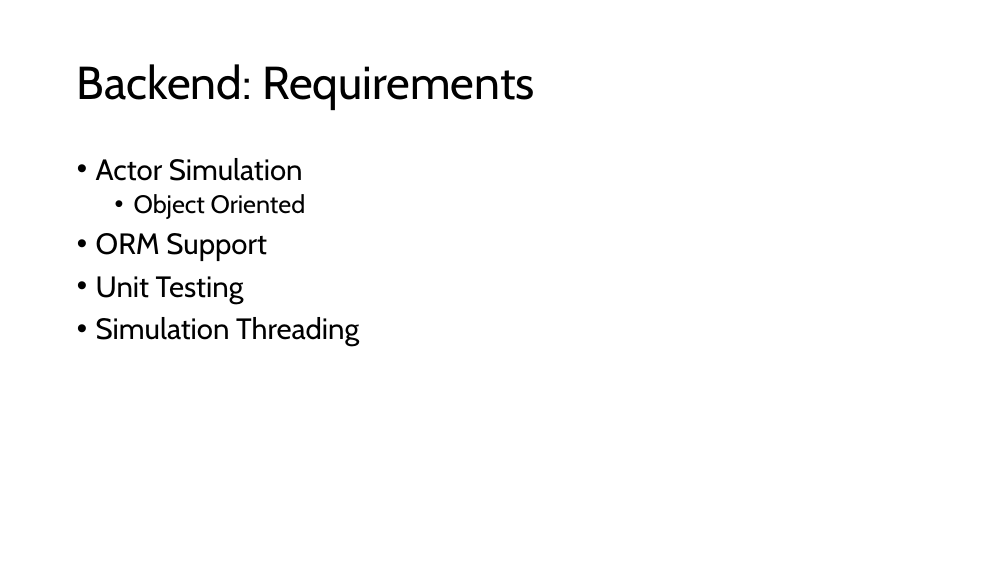
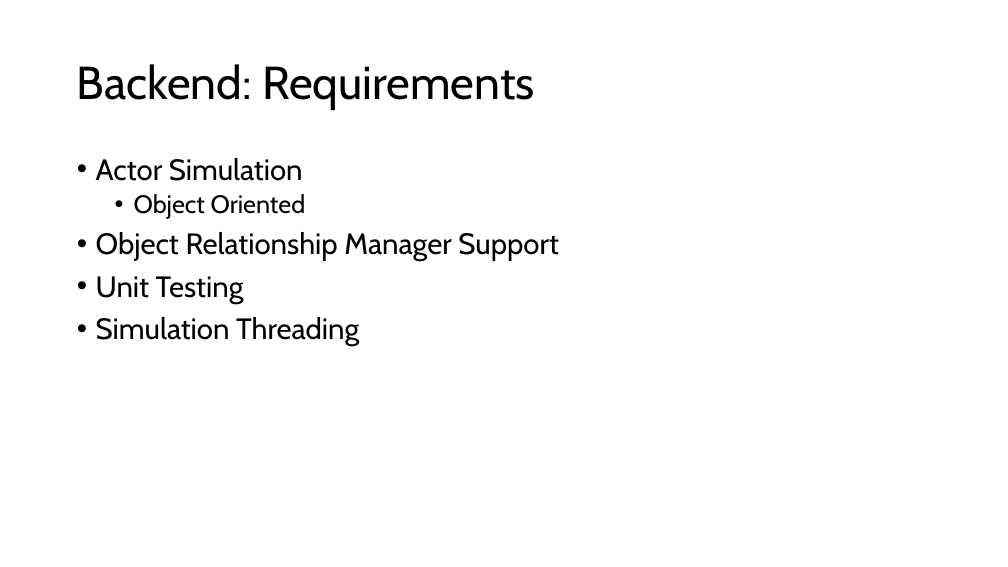
Before and after one commit to Team-Gala-JP/Team-Gala-JP, a slide deck: slide 2 of Team Gala Tech Stack.pptx. Drawn at 1008x567 pixels with LibreOffice and Linux fonts; fonts in the diff are those of the drawing. Boxes give left, top, right and bottom in pixels: in the first picture for what was removed or moved away, otherwise in the second. Text is boxed around its words. In the diff, an @@ line names an element or a change of style, - is before the commit and + after.

Commit message:
Additional body text in Backend section

```diff
--- a/Team Gala Tech Stack.pptx
+++ b/Team Gala Tech Stack.pptx
@@ text at (x1=96, y1=232, x2=559, y2=261): text changed @@
-• ORM Support
+• Object Relationship Manager Support
```
Also in this commit, not shown: 2 other slides changed.
